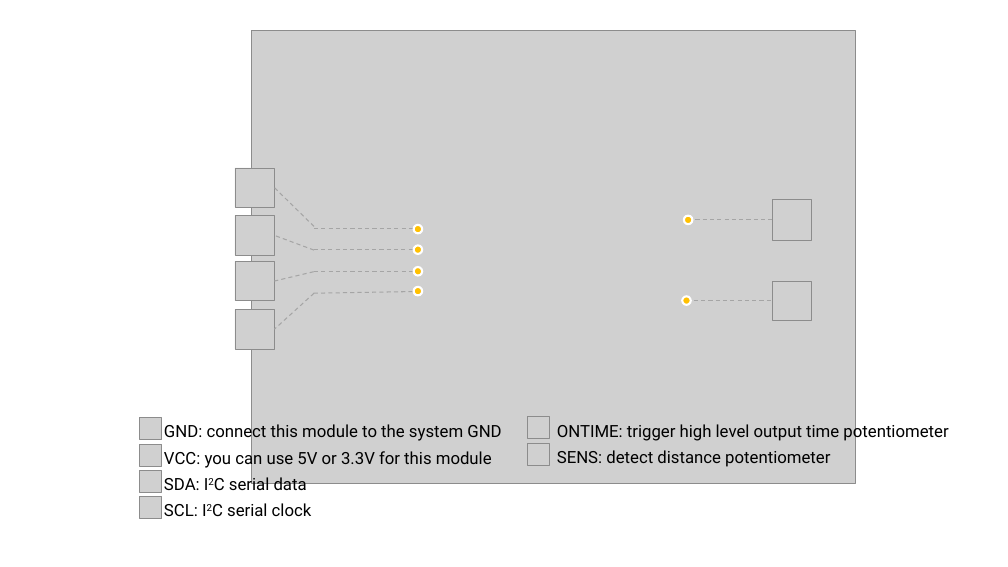
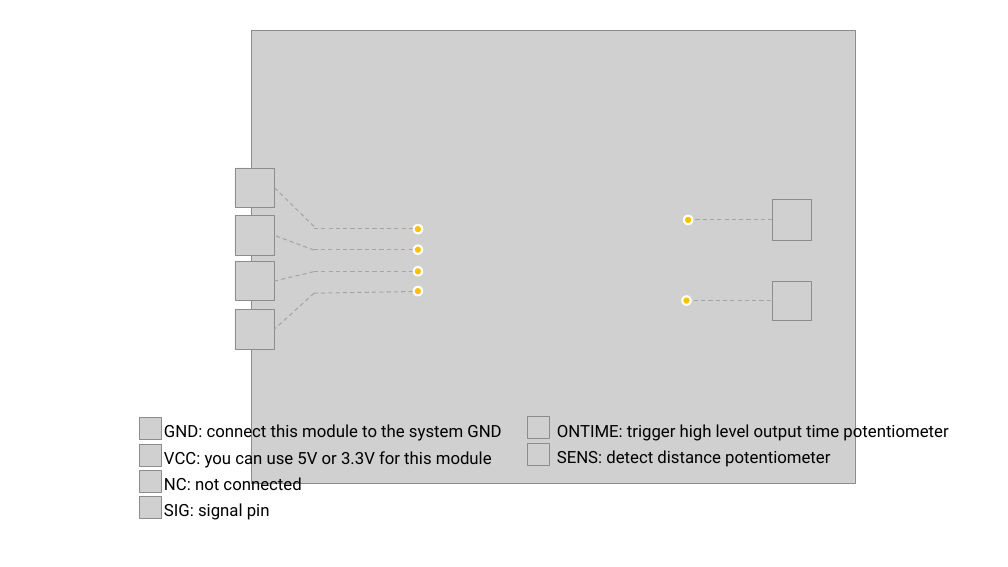
Before and after one commit to SeeedDocument/Grove-Adjustable_PIR_Motion_Sensor, a slide deck: slide 1 of img/101020617.pptx. Drawn at 1008x567 pixels with LibreOffice and Linux fonts; fonts in the diff are those of the drawing; grey boxes stand for pictures. Boxes give left, top, right and bottom in pixels: in the first picture for what was removed or moved away, otherwise in the second. Text is boxed around its words. In the diff, an @@ line names an element or a change of style, - is before the commit and + after.

```diff
--- a/img/101020617.pptx
+++ b/img/101020617.pptx
@@ text at [164, 475, 301, 520]: text changed @@
-SDA: I2C serial data
-SCL: I2C serial clock
+NC: not connected
+SIG: signal pin
```
Also in this commit, not shown: 1 other file.
